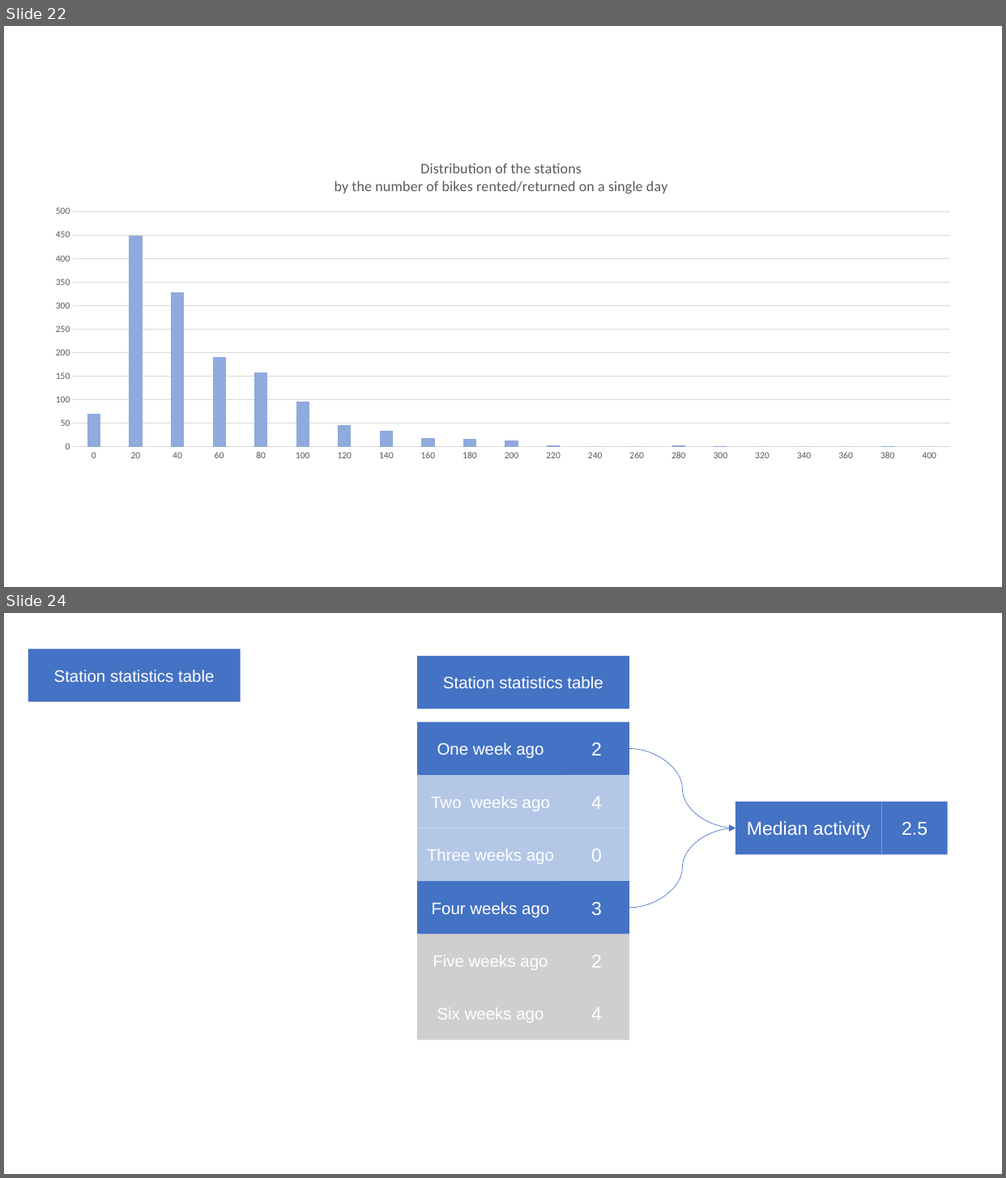
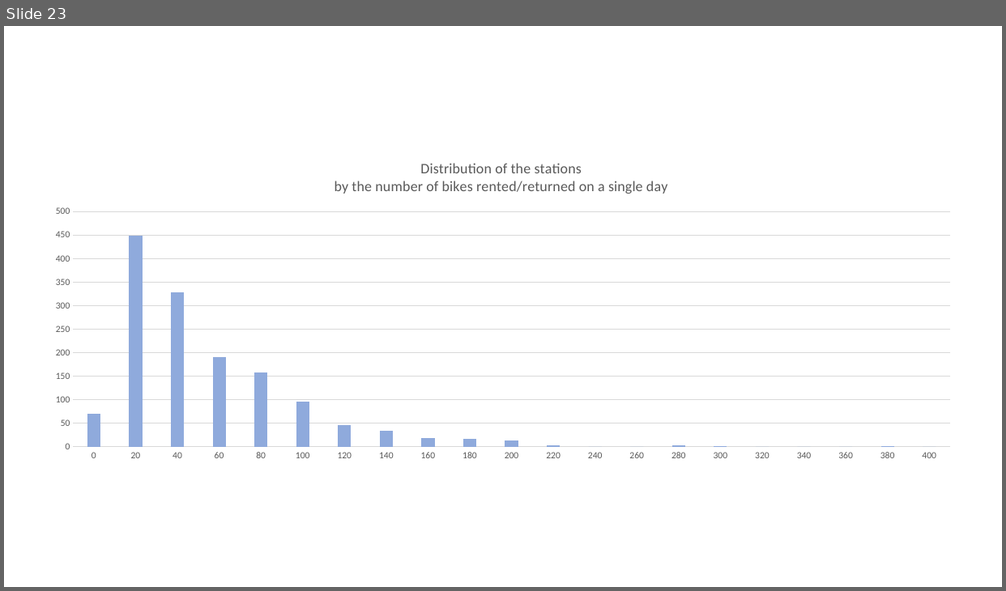
Before and after one commit to ouvreboite/velinfo, a slide deck: docs/velinfo_architecture.pptx. Shown one above the other, each under a label of ours: slides 22 and 24 before the commit, slide 23 after it; the slides between them are not shown. The pictures are 1006x1178 and 1006x591 pixels, drawn with LibreOffice and Linux fonts; fonts in the diff are those of the drawing. Boxes give left, top, right and bottom in pixels: in the first picture for what was removed or moved away, otherwise in the second. Text is boxed around its words. In the diff, an @@ line names an element or a change of style, - is before the commit and + after.

```diff
--- a/docs/velinfo_architecture.pptx
+++ b/docs/velinfo_architecture.pptx
@@ slide 24 removed at box(4, 613, 1002, 1174), background #FFFFFF @@
@@ rectangle removed at box(28, 649, 240, 702) @@
-Station statistics table
@@ rectangle removed at box(417, 656, 629, 709) @@
-Station statistics table
@@ rectangle removed at box(417, 722, 564, 776) @@
-One week ago
@@ rectangle removed at box(564, 722, 630, 776) @@
-2
@@ curved arrow removed from (629, 748) to (735, 828) @@
@@ rectangle removed at box(417, 776, 564, 828) @@
-Two weeks ago
@@ rectangle removed at box(564, 776, 630, 828) @@
-4
@@ rectangle removed at box(735, 802, 882, 855) @@
-Median activity
@@ rectangle removed at box(882, 802, 948, 855) @@
-2.5
@@ rectangle removed at box(417, 828, 564, 882) @@
-Three weeks ago
@@ rectangle removed at box(564, 828, 630, 882) @@
-0
@@ curved arrow removed from (629, 908) to (735, 828) @@
@@ rectangle removed at box(417, 881, 564, 934) @@
-Four weeks ago
@@ rectangle removed at box(564, 881, 630, 934) @@
-3
@@ rectangle removed at box(417, 934, 564, 987) @@
-Five weeks ago
@@ rectangle removed at box(564, 934, 630, 987) @@
-2
@@ rectangle removed at box(417, 987, 564, 1041) @@
-Six weeks ago
@@ rectangle removed at box(564, 987, 630, 1041) @@
-4
@@ what was slide 22 is now slide 23 @@
```
Also in this commit, not shown: 5 slides added, 1 other slide removed.
